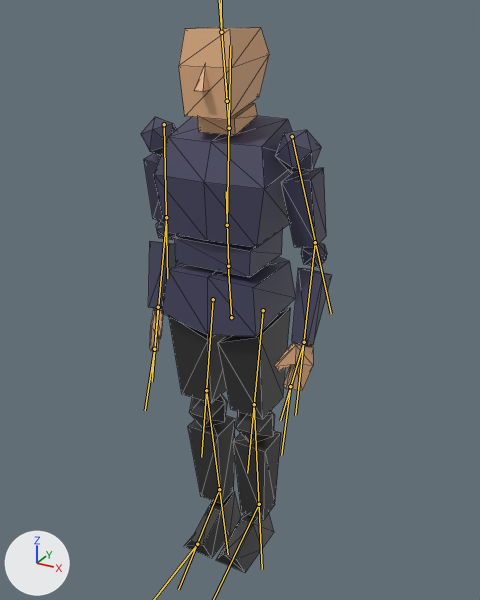
Before and after pictures for a commit that changed the glTF model models/man.glb.
Both versions are drawn from a 50 mm lens placed at (1.032, -1.781, 1.949), pointed at (-0.027, 0.145, 0.986). Lighting does not change. The marker at lower left points along +X, +Y and +Z. The bones that bend it are drawn over the model as lines. Mesh edges are drawn as thin lines.

The first picture shows 'Man'.
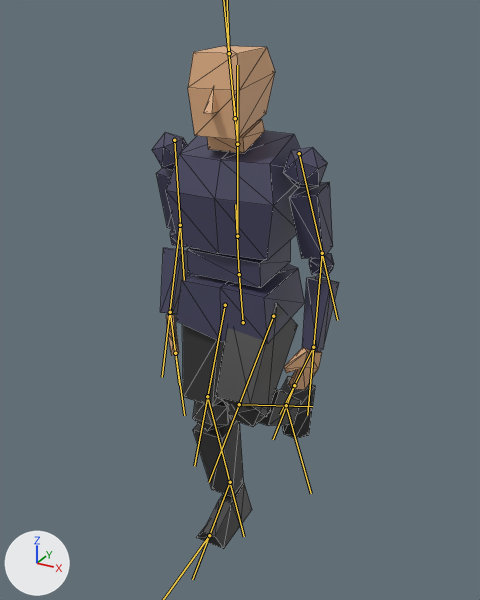
The newer file adds an action. The first version stands in its rest pose; the second is drawn at frame 6 of the action 'walk_loop'.

Pixel boxes (x1, y1, x2, y2) of what changed, in the pictures (480 x 600 px):
'Man', posed (8% shorter)
    before: (141, 27, 332, 573)
    after: (152, 46, 339, 549)
bone 'pelvis', root to tip
    before: (231, 317) to (228, 264)
    after: (243, 322) to (239, 273)
bone 'arm.l', root to tip
    before: (292, 136) to (331, 313)
    after: (299, 153) to (337, 320)
bone 'forearm.l', root to tip
    before: (315, 242) to (295, 415)
    after: (322, 253) to (307, 415)
bone 'hand.l', root to tip
    before: (304, 342) to (280, 420)
    after: (313, 347) to (280, 414)
bone 'arm.r', root to tip
    before: (164, 124) to (167, 278)
    after: (174, 140) to (184, 280)
bone 'forearm.r', root to tip
    before: (166, 217) to (152, 372)
    after: (180, 225) to (162, 377)
bone 'hand.r', root to tip
    before: (158, 307) to (152, 381)
    after: (170, 312) to (179, 384)
bone 'thigh.l', root to tip
    before: (263, 310) to (247, 473)
    after: (273, 316) to (209, 482)
bone 'calf.l', root to tip
    before: (254, 404) to (262, 569)
    after: (239, 404) to (312, 406)
bone 'thigh.r', root to tip
    before: (213, 299) to (201, 457)
    after: (225, 305) to (194, 466)
bone 'calf.r', root to tip
    before: (206, 390) to (228, 554)
    after: (207, 396) to (244, 536)
bone 'foot.r', root to tip
    before: (219, 489) to (178, 589)
    after: (230, 482) to (192, 579)

Diff of the bpy script that builds the scene:
```diff
--- a/models/man.glb.py
+++ b/models/man.glb.py
@@ bone_pelvis @@
 bone_pelvis = bpy.data.objects['Armature'].pose.bones['pelvis']
-bone_pelvis.location = (0.0, 0.0, 0.0)
-bone_pelvis.rotation_quaternion = (1.0, 0.0, 0.0, 0.0)  # degrees (0, 0, 0)
+bone_pelvis.location = (0.0, -0.112, -0.139)
+bone_pelvis.rotation_quaternion = (1.0, 0.024, 0.0, 0.0)  # degrees (3, 0, 0)
@@ bone_arm_l @@
 bone_arm_l = bpy.data.objects['Armature'].pose.bones['arm.l']  # child of 'chest'
-bone_arm_l.rotation_quaternion = (1.0, 0.0, 0.0, 0.0)  # degrees (0, 0, 0)
+bone_arm_l.rotation_quaternion = (1.0, 0.008, -0.001, 0.0)  # degrees (1, 0, 0)
@@ bone_forearm_l @@
 bone_forearm_l = bpy.data.objects['Armature'].pose.bones['forearm.l']  # child of 'arm.l'
-bone_forearm_l.rotation_quaternion = (1.0, 0.0, 0.0, 0.0)  # degrees (0, 0, 0)
+bone_forearm_l.rotation_quaternion = (1.0, -0.023, 0.0, 0.0)  # degrees (-3, 0, 0)
@@ bone_hand_l @@
 bone_hand_l = bpy.data.objects['Armature'].pose.bones['hand.l']  # child of 'forearm.l'
-bone_hand_l.rotation_quaternion = (1.0, 0.0, 0.0, 0.0)  # degrees (0, 0, 0)
+bone_hand_l.rotation_quaternion = (0.992, -0.01, -0.078, -0.098)  # degrees (0, -9, -11)
@@ bone_arm_r @@
 bone_arm_r = bpy.data.objects['Armature'].pose.bones['arm.r']  # child of 'chest'
-bone_arm_r.rotation_quaternion = (1.0, 0.0, 0.0, 0.0)  # degrees (0, 0, 0)
+bone_arm_r.rotation_quaternion = (1.0, -0.022, -0.004, -0.001)  # degrees (-2, 0, 0)
@@ bone_forearm_r @@
 bone_forearm_r = bpy.data.objects['Armature'].pose.bones['forearm.r']  # child of 'arm.r'
-bone_forearm_r.rotation_quaternion = (1.0, 0.0, 0.0, 0.0)  # degrees (0, 0, 0)
+bone_forearm_r.rotation_quaternion = (0.997, 0.076, 0.031, 0.007)  # degrees (9, 3, 1)
@@ bone_hand_r @@
 bone_hand_r = bpy.data.objects['Armature'].pose.bones['hand.r']  # child of 'forearm.r'
-bone_hand_r.rotation_quaternion = (1.0, 0.0, 0.0, 0.0)  # degrees (0, 0, 0)
+bone_hand_r.rotation_quaternion = (0.99, -0.074, 0.068, 0.101)  # degrees (-8, 9, 11)
@@ bone_thigh_l @@
 bone_thigh_l = bpy.data.objects['Armature'].pose.bones['thigh.l']  # child of 'pelvis'
-bone_thigh_l.rotation_quaternion = (1.0, 0.0, 0.0, 0.0)  # degrees (0, 0, 0)
+bone_thigh_l.rotation_quaternion = (-0.918, -0.395, 0.0, -0.024)  # degrees (47, -1, 3)
@@ bone_calf_l @@
 bone_calf_l = bpy.data.objects['Armature'].pose.bones['calf.l']  # child of 'thigh.l'
-bone_calf_l.rotation_quaternion = (1.0, 0.0, 0.0, 0.0)  # degrees (0, 0, 0)
+bone_calf_l.rotation_quaternion = (0.672, -0.739, 0.0, -0.039)  # degrees (-95, -3, -3)
@@ bone_foot_l @@
 bone_foot_l = bpy.data.objects['Armature'].pose.bones['foot.l']  # child of 'calf.l'
-bone_foot_l.rotation_quaternion = (1.0, 0.0, 0.0, 0.0)  # degrees (0, 0, 0)
+bone_foot_l.rotation_quaternion = (0.951, -0.307, 0.032, 0.024)  # degrees (-36, 4, 2)
@@ bone_thigh_r @@
 bone_thigh_r = bpy.data.objects['Armature'].pose.bones['thigh.r']  # child of 'pelvis'
-bone_thigh_r.rotation_quaternion = (1.0, 0.0, 0.0, 0.0)  # degrees (0, 0, 0)
+bone_thigh_r.rotation_quaternion = (-0.992, -0.125, -0.002, 0.005)  # degrees (14, 0, -1)
@@ bone_calf_r @@
 bone_calf_r = bpy.data.objects['Armature'].pose.bones['calf.r']  # child of 'thigh.r'
-bone_calf_r.rotation_quaternion = (1.0, 0.0, 0.0, 0.0)  # degrees (0, 0, 0)
+bone_calf_r.rotation_quaternion = (0.985, -0.17, 0.0, 0.009)  # degrees (-20, 0, 1)
@@ bone_foot_r @@
 bone_foot_r = bpy.data.objects['Armature'].pose.bones['foot.r']  # child of 'calf.r'
-bone_foot_r.rotation_quaternion = (1.0, 0.0, 0.0, 0.0)  # degrees (0, 0, 0)
+bone_foot_r.rotation_quaternion = (0.999, 0.044, -0.007, 0.003)  # degrees (5, -1, 0)
```
